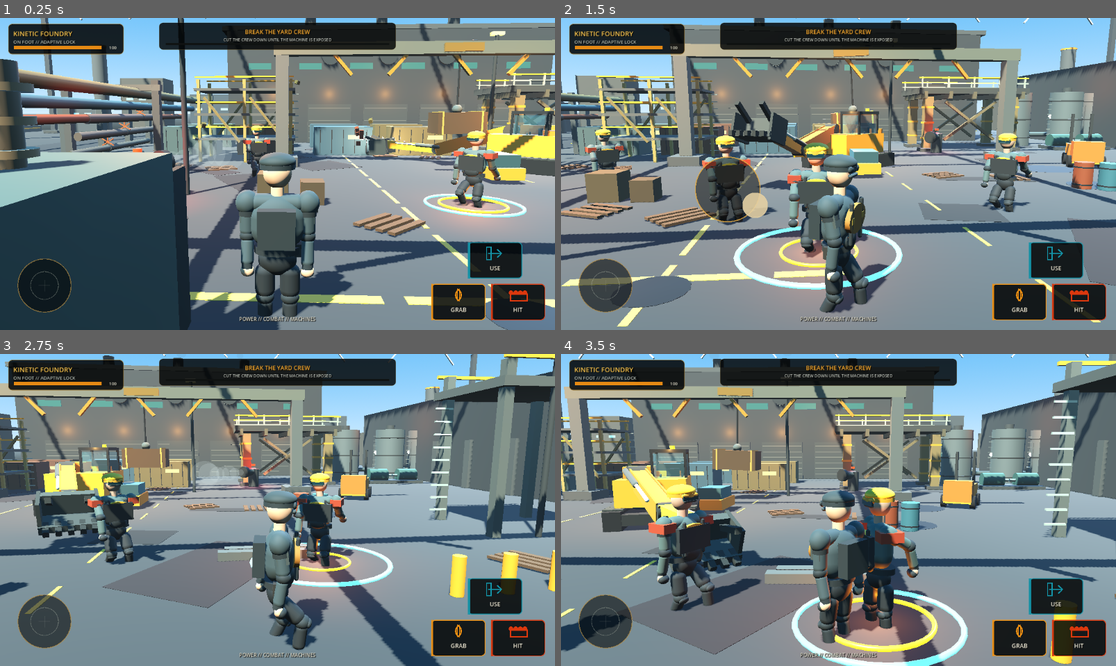
Above: before the commit, frames 1-4 (two rows, left to right).
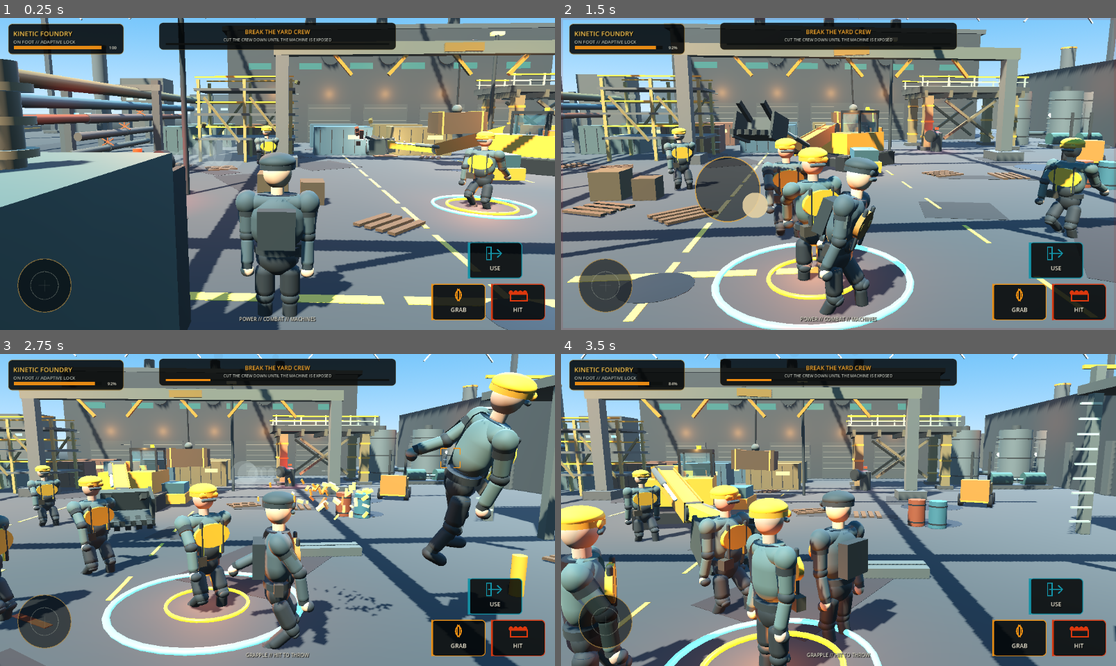
Above: after the commit, the same moments.

Repository: IssisX/kinetic-foundry-
Game: Godot game, scene res://Main.tscn
The game is run twice, just before and just after one commit, with the same random seed, the same clock (stepped at 60 frames per second) and the same inputs.
Inputs (mouse positions are in pixels of both pictures, inside the frame that each line leads up to):
- Up to frame 1 (0.25 s): no input
- Up to frame 2 (1.5 s): move the mouse to (960, 158) at 0.52 s; hold D 0.53-1.25 s; hold E 0.53-1.25 s; click (960, 158) at 0.67 s; drag from (727, 189) to (810, 236) at 1.27 s
- Up to frame 3 (2.75 s): move the mouse to (333, 441) at 2.02 s; hold D from 2.03 s (still down); hold K from 2.03 s (still down)
- Up to frame 4 (3.5 s): release D at 2.75 s; release K at 2.75 s; tap Enter at 2.75 s; drag from (810, 572) to (672, 463) at 2.77 s

The runs differ from the first frame. In frame 1, 2.7% of the frame differs, in the area x 42-97%, y 34-89%; in frame 2, 29%; in frame 3, 55%, in the area x 0-100%, y 0-100%; in frame 4, 53%.

Commit message:
Add smooth lofted anatomical mass over articulated humanoids

Diff:
--- a/scripts/humanoid_motion.gd
+++ b/scripts/humanoid_motion.gd
@@ -1,4 +1,6 @@
 extends "res://scripts/humanoid_rig.gd"
+
+const OrganicMesh = preload("res://scripts/organic_mesh.gd")
 
 var _motion_blend := 0.0
 var _gait_frequency := 1.0
@@ -6,6 +8,55 @@
 const THIGH_LEN := 0.56
 const SHIN_LEN := 0.56
 const STANCE_FRACTION := 0.62
+
+func _build() -> void:
+    super()
+    _add_organic_mass()
+
+func _add_organic_mass() -> void:
+    if pelvis == null or torso == null:
+        return
+
+    var cloth := Color(0.15, 0.18, 0.175) if player_style else Color(0.22, 0.255, 0.23)
+    var dark := Color(0.055, 0.065, 0.062)
+
+    var pelvis_shell := OrganicMesh.loft_node([
+        Vector3(-0.18, 0.22, 0.16),
+        Vector3(-0.06, 0.31, 0.22),
+        Vector3(0.12, 0.33, 0.23),
+        Vector3(0.24, 0.28, 0.20)
+    ], dark, 16, 0.86)
+    pelvis_shell.position = Vector3(0.0, 0.02, 0.0)
+    pelvis_shell.scale.x = 1.08 if player_style else 1.0
+    pelvis.add_child(pelvis_shell)
+
+    var torso_shell := OrganicMesh.loft_node([
+        Vector3(-0.10, 0.27, 0.20),
+        Vector3(0.06, 0.31, 0.22),
+        Vector3(0.30, 0.39, 0.245),
+        Vector3(0.56, 0.44, 0.255),
+        Vector3(0.72, 0.41, 0.24),
+        Vector3(0.82, 0.30, 0.20)
+    ], cloth, 18, 0.74)
+    torso_shell.position = Vector3(0.0, -0.01, 0.015)
+    torso_shell.scale.x = 1.07 if player_style else 1.0
+    torso.add_child(torso_shell)
+
+    _add_limb_shell(leg_l, Vector3(-0.51, 0.16, 0.14), Vector3(-0.06, 0.145, 0.125), cloth, 13)
+    _add_limb_shell(leg_r, Vector3(-0.51, 0.16, 0.14), Vector3(-0.06, 0.145, 0.125), cloth, 13)
+    _add_limb_shell(arm_l, Vector3(-0.49, 0.125, 0.112), Vector3(-0.03, 0.145, 0.13), cloth, 12)
+    _add_limb_shell(arm_r, Vector3(-0.49, 0.125, 0.112), Vector3(-0.03, 0.145, 0.13), cloth, 12)
+
+func _add_limb_shell(parent: Node3D, bottom: Vector3, top: Vector3, color: Color, segments: int) -> void:
+    if parent == null:
+        return
+    var shell := OrganicMesh.loft_node([
+        bottom,
+        Vector3(lerpf(bottom.x, top.x, 0.34), bottom.y * 1.03, bottom.z * 1.03),
+        Vector3(lerpf(bottom.x, top.x, 0.68), top.y * 1.04, top.z * 1.04),
+        top
+    ], color, segments, 0.78)
+    parent.add_child(shell)
 
 func animate(delta: float, planar_speed: float, reference_speed: float, attack_amount: float, hit_amount: float, dead: bool) -> void:
     if pelvis == null:
